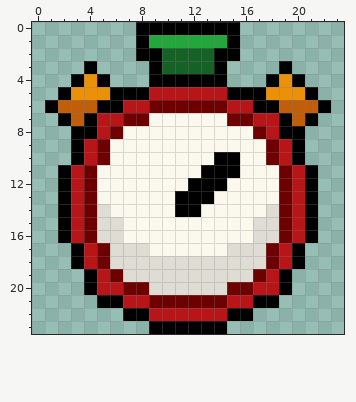
A pixel-art sprite gets an edit: 24_timer.png. The first picture shows the starting point.
The file is 24x24 pixels.
The result:
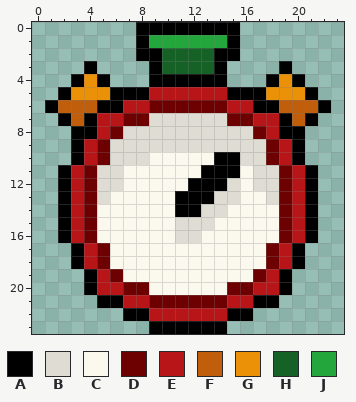
Palette (. is transparent): A #000000  B #dfdcd4  C #fbf8ee  D #6d0000  E #b71517  F #c05e0b  G #ea9108  H #166126  J #23a63b
The edit:
@@ x 0..23 @@
  6 .AFFFAAEEDDDDDDEEAAFFFA.
- 7 ..AFAEEDDCCCCCCDDEEAFA..
- 8 ...AAEDCCCCCCCCCCDEAA...
- 9 ...AEDCCCCCCCCCCCCDEA...
-10 ...AEDCCCCCCCCAACCDEA...
-11 ..AEDCCCCCCCCAAACCCDEA..
-12 ..AEDCCCCCCCAAACCCCDEA..
-13 ..AEDCCCCCCAAACCCCCDEA..
-14 ..AEDBCCCCCAACCCCCBDEA..
-15 ..AEDBBCCCCCCCCCCBBDEA..
-16 ..AEDBBCCCCCCCCCCBBDEA..
-17 ...AEDBBBCCCCCCBBBDEA...
-18 ...AEDBBBBBBBBBBBBDEA...
-19 ....AEDBBBBBBBBBBDEA....
-20 ....AEEDDBBBBBBDDEEA....
+ 7 ..AFAEEDDBBBBBBDDEEAFA..
+ 8 ...AAEDBBBBBBBBBBDEAA...
+ 9 ...AEDBBBBBBBBBBBBDEA...
+10 ...AEDBBBCCCCCAABBDEA...
+11 ..AEDBBCCCCCCAAACBBDEA..
+12 ..AEDBBCCCCCAAABCBBDEA..
+13 ..AEDBCCCCCAAABBCCBDEA..
+14 ..AEDCCCCCCAABBCCCCDEA..
+15 ..AEDCCCCCCBBBCCCCCDEA..
+16 ..AEDCCCCCCBBCCCCCCDEA..
+17 ...AEDCCCCCCCCCCCCDEA...
+18 ...AEDCCCCCCCCCCCCDEA...
+19 ....AEDCCCCCCCCCCDEA....
+20 ....AEEDDCCCCCCDDEEA....
 21 .....AAEEDDDDDDEEAA.....
